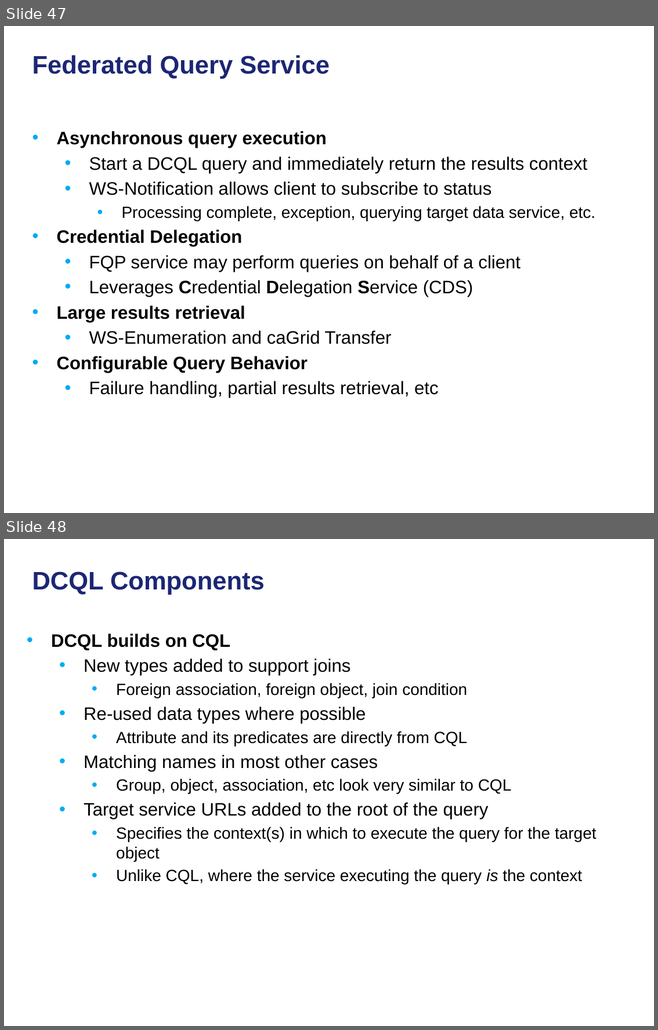
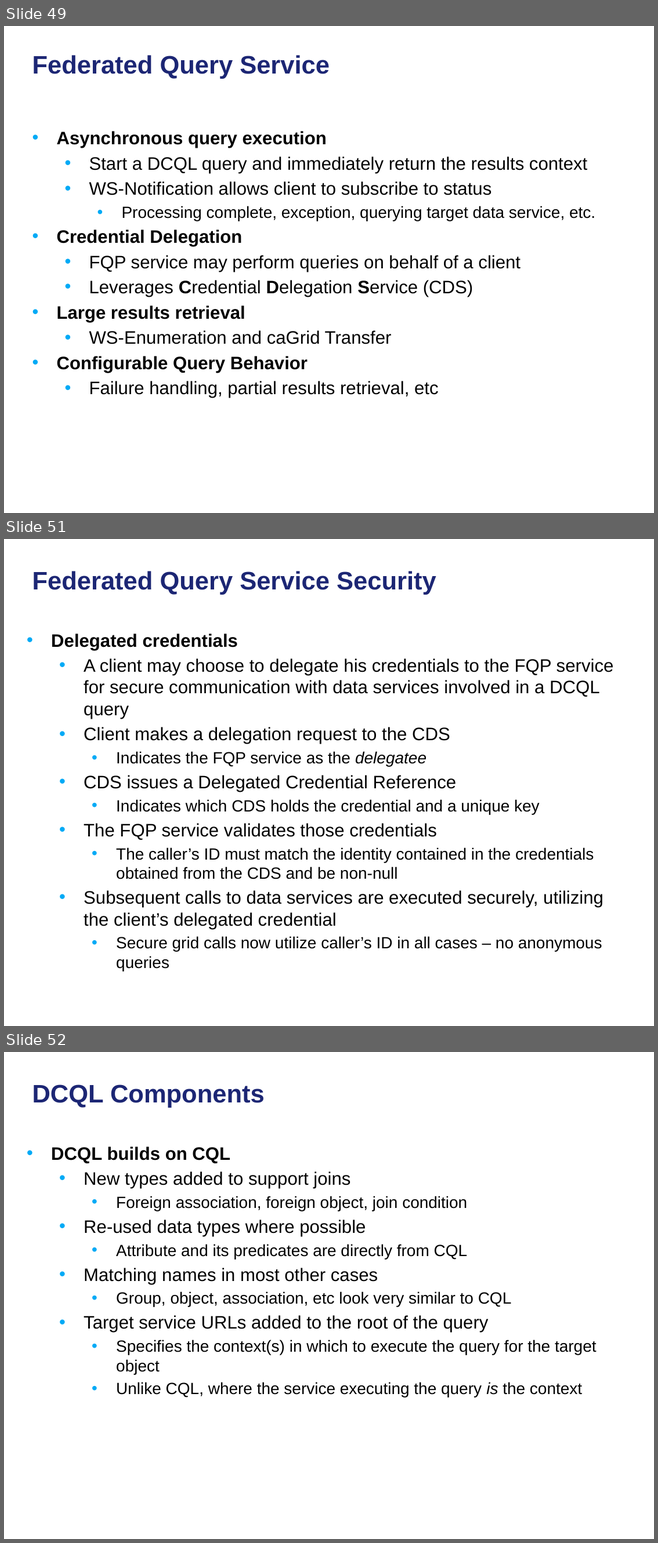
Before and after one commit to NCIP/cagrid-docs, a slide deck: presentations/200906_Novartis/caGrid Data Services.pptx. Shown one above the other, each under a label of ours: slides 47 and 48 before the commit, slides 49, 51 and 52 after it; the slides between them are not shown. The pictures are 658x1030 and 658x1543 pixels, drawn with LibreOffice and Linux fonts; fonts in the diff are those of the drawing; background and template pictures are left out. Boxes give left, top, right and bottom in pixels: in the first picture for what was removed or moved away, otherwise in the second. Text is boxed around its words. In the diff, an @@ line names an element or a change of style, - is before the commit and + after.

```diff
--- a/presentations/200906_Novartis/caGrid Data Services.pptx
+++ b/presentations/200906_Novartis/caGrid Data Services.pptx
@@ slide 51 added at (4,539,654,1026), background picture (left out) @@
@@ title added at (32,571,436,595), 28 pt, text #1C2674, bold @@
+Federated Query Service Security
@@ text added at (51,634,614,971), 20 pt, text #000000 @@
+• Delegated credentials
+  • A client may choose to delegate his credentials to the FQP service for secure communication with data services involved in a DCQL query
+  • Client makes a delegation request to the CDS
+    • Indicates the FQP service as the delegatee
+  • CDS issues a Delegated Credential Reference
+    • Indicates which CDS holds the credential and a unique key
+  • The FQP service validates those credentials
+    • The caller’s ID must match the identity contained in the credentials obtained from the CDS and be non-null
+  • Subsequent calls to data services are executed securely, utilizing the client’s delegated credential
+    • Secure grid calls now utilize caller’s ID in all cases – no anonymous queries
@@ what was slide 47 is now slide 49 @@
@@ what was slide 48 is now slide 52 @@
```
Also in this commit, not shown: 7 other slides added, 1 slide removed.
